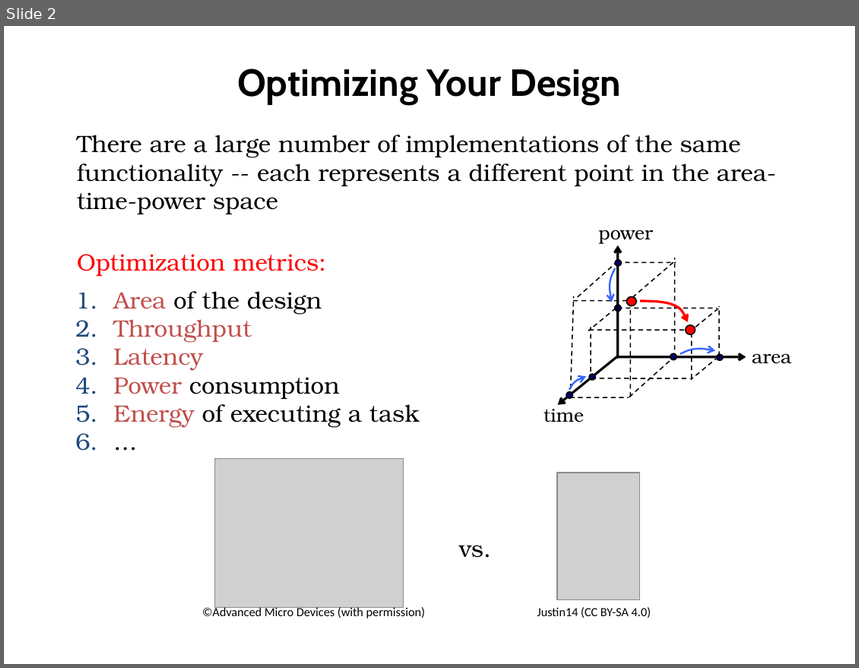
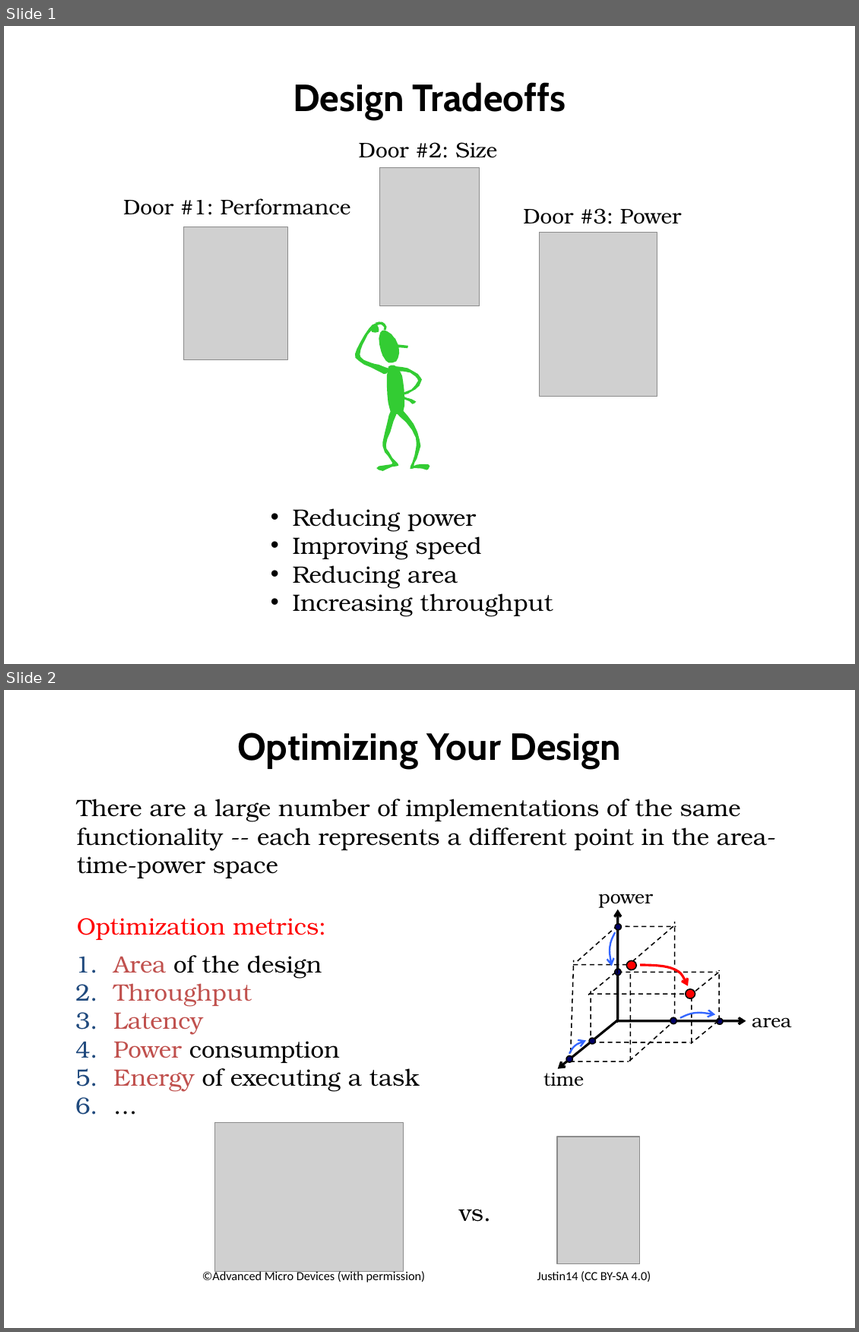
Before and after one commit to computation-structures/course, a slide deck: lecture_slides/tradeoffs.pptx. Shown one above the other, each under a label of ours: slide 2 before the commit, slides 1 and 2 after it. The pictures are 859x668 and 859x1332 pixels, drawn with LibreOffice and Linux fonts; fonts in the diff are those of the drawing; grey boxes stand for pictures. Boxes give left, top, right and bottom in pixels: in the first picture for what was removed or moved away, otherwise in the second. Text is boxed around its words. In the diff, an @@ line names an element or a change of style, - is before the commit and + after.

```diff
--- a/lecture_slides/tradeoffs.pptx
+++ b/lecture_slides/tradeoffs.pptx
@@ slide 1 added at (4, 26, 855, 664), background #FFFFFF @@
@@ title added at (293, 82, 566, 119), 32 pt, text #000000, bold @@
+Design Tradeoffs
@@ group added at (123, 142, 681, 471): 6 freeform shapes, 3 pictures, 3 texts @@
+Door #1: Performance
+Door #2: Size
+Door #3: Power
@@ text added at (293, 509, 553, 617), 20 pt, text #000000 @@
+• Reducing power
+• Improving speed
+• Reducing area
+• Increasing throughput
```
Also in this commit, not shown: 1 slide changed, 1 slide removed, 40 other files.
